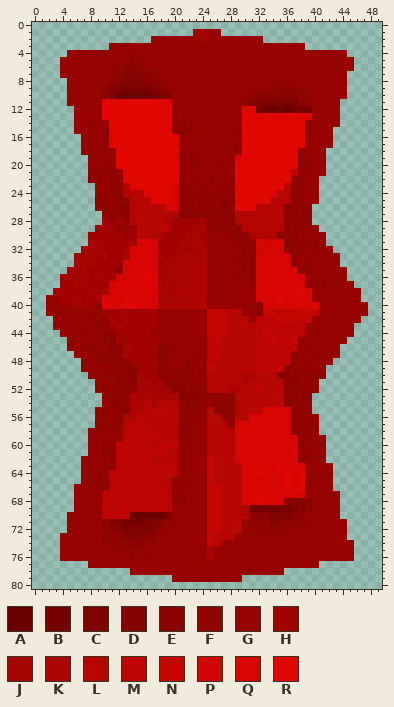
Sprite sheet, stored at assets/Spikes.png. This is how it looked before the edit.
The file is 50x81 pixels. Colours within 5 levels of each other are drawn and written as one.
Palette (. is transparent): A #6b0200  B #740200  C #7c0300  D #830300  E #8a0300  F #900400  G #970400  H #a10400  J #a70500  K #ad0500  L #b60600  M #be0400  N #c50600  P #d00600  Q #d70600  R #df0700
And afterwards:
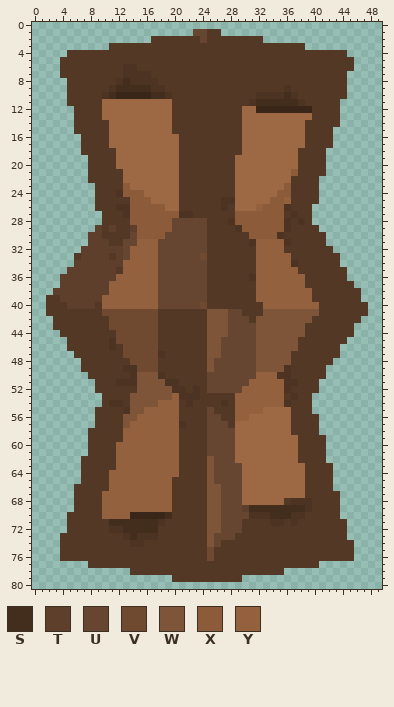
Colours new in this view: S #432d1d  T #5d3f2b  U #664630  V #6f4a30  W #7f5539  X #8b5b3a  Y #94613f
The edit:
colour A: #6b0200 -> #3a2618
colour E: #8a0300 -> #4c3322
colour G: #970400 -> #533826
colour R: #df0700 -> #9d6945
y 1: x 23..24 HH -> UU
y 2: x 24 H -> U
y 4: x 9 F -> G; x 14 F -> G
y 5: x 14..15 FF -> GG
y 6: x 12 F -> G; x 15 F -> G
y 7: x 11..14 FFDD -> GGEE; x 17 F -> G
y 8: x 11 F -> G; x 13..15 DDD -> SEE; x 18 F -> G; x 35..36 FF -> GG
y 9: x 10..17 FDCCCCCD -> GESSSSSE; x 19 F -> G; x 33..35 FFF -> GGG; x 37..38 FF -> GG
y 10: x 11 C -> S; x 17..19 BCD -> SSE; x 31 F -> G; x 36 D -> S; x 38 F -> G
y 11: x 30..37 FDDCCCCC -> GESSSSSS; x 39 F -> G
y 12: x 20 F -> G; x 32 B -> A; x 35 B -> A; x 37..39 BBB -> AAA
y 13: x 20 F -> G
y 14: x 8 F -> G; x 20..21 FF -> GG; x 39 F -> G
y 15: x 10 F -> G; x 20..22 FFF -> GGG; x 29 F -> G; x 39 F -> G
y 16: x 10 F -> G; x 21 F -> G; x 39 F -> G
y 17: x 20 Q -> R; x 27 F -> G; x 29 F -> G
y 18: x 11 F -> G; x 21 F -> G; x 29 F -> G; x 38 F -> G
y 19: x 8 F -> G; x 20..21 QF -> RG; x 23 F -> G; x 29 Q -> R; x 38 F -> G
y 20: x 11 F -> G; x 21 F -> G; x 23 F -> G; x 27 F -> G; x 38..39 FF -> GG
y 21: x 8..11 FFFF -> GGGG; x 21 F -> G; x 27 F -> G; x 37 L -> X; x 39 F -> G
y 22: x 8..9 FF -> GG; x 11..12 FF -> GG; x 21 F -> G; x 23 F -> G; x 25 F -> G; x 28 F -> G; x 37..38 FF -> GG
y 23: x 11..13 FFL -> GGX; x 20..22 QFF -> RGG; x 24 F -> G; x 27..28 FF -> GG; x 36..38 LFF -> XGG
y 24: x 9 F -> G; x 11 F -> G; x 13..15 LLL -> XXX; x 20..23 QFFF -> RGGG; x 25..28 FFFF -> GGGG; x 35..37 LLF -> XXG
y 25: x 9..10 FF -> GG; x 12..16 FFLLL -> GGXXX; x 20..22 QFF -> RGG; x 24..26 FFF -> GGG; x 34..38 LLLFF -> XXYGG
y 26: x 9..11 FFF -> GGG; x 14..22 LLLLLQQFF -> XXXXXRRGG; x 25 F -> G; x 28 F -> G; x 32..35 LLLL -> YXXX; x 37..39 FFF -> GGG
y 27: x 10..12 FFF -> GGG; x 14..20 LLLLLLK -> XXXXXXX; x 23..36 FFFFFFKKLLLLLF -> GGGGGGXXXXXXXG; x 38 F -> G
y 28: x 10 H -> G; x 12 H -> G; x 14..27 LLLLLKHHHHJFFF -> XXXXXXUUUUUGGG; x 29..35 KLLLLLL -> XXXXXXX; x 37 F -> G; x 39 F -> G
y 29: x 9..11 HHH -> TGT; x 14..28 GLLLLLHHHJJFFFF -> TXXXXXUUUUUGGGG; x 30..35 LLLLLL -> XXXXXX; x 37..38 FF -> GG; x 40 F -> G
y 30: x 8..12 HHHHH -> TTGGG; x 14..24 HLLKKHHHJJH -> UXXXXUUUUUU; x 28..34 FFFKKKL -> GGGXXXX; x 36..37 FF -> GG
y 31: x 8..24 JHHHHHHQQPHHHJJKJ -> TTTGGUUYYYUUUUUUU; x 28..30 FFF -> GGG; x 32..35 QPQQ -> YYYY; x 37 F -> G; x 39..40 FF -> GG
y 32: x 7..24 JJJHHHJQQQQHHHJHJK -> TTTTTTUYYYYUUUUUUU; x 30..38 FFPQQQFFF -> GGYYYYGGG; x 40 F -> G
y 33: x 6..10 HJJHJ -> GTTTT; x 12..24 HJQQQQJHJJKJK -> TUYYYYUUUUUUV; x 29..37 FFFQQQQQF -> GGGYYYYYG
y 34: x 6..24 JJJHHHHQQQQQHJJKJKK -> TTTTTTTYYYYYUUUUUUU; x 28..36 FFFFQQQQQ -> GGGGYYYYY; x 39 F -> G
y 35: x 5..24 HHJHHHHFQQQQQJJKJKKK -> TTTTTTTGYYYYYUUUUUUU; x 30..39 FFQQQQQQFF -> GGYYYYYYGG
y 36: x 4..24 HJJJHJHHQQQQRQJJJJKKK -> TTTTTTTTYYYYYYUUUUUUU; x 29 F -> G; x 32..38 QQQQQQQ -> YYYYYYY
y 37: x 4..24 HHJHHHHQQQQQQQJKJKKKK -> TTTTTTTYYYYYYYUUUUUUU; x 31..41 FQQQQQQQFFF -> GYYYYYYYGGG
y 38: x 3..24 JHHHHJHJQQQQQQQKJKKKKK -> TTTTTTTTYYYYYYYUUUUUUU; x 32..39 QQQQQQRQ -> YYYYYYYY
y 39: x 4..24 HHJHHJQQQRQQQQJJJKKKK -> TTTTTTYYYYYYYYUUUUUUU; x 32..39 QQQRQQQQ -> YYYYYYYY
y 40: x 5..24 HHHHFRQQRRQQQKKKKKKL -> TTTTGYYYYYYYYUUUUUUV; x 32..40 FQQQQQQQR -> GYYYYYYYY
y 41: x 9..17 FHHHHHHHH -> GVVVVVVVV; x 25..29 NNNLL -> WWWUU; x 32..40 FNNMNMNNN -> GWWWWWWWW
y 42: x 8 F -> G; x 10..17 FJHJHHHH -> GVVVVVVV; x 25..30 NNNLLL -> WWWUUU; x 32..39 MMMNNNMN -> WWWWWWWW
y 43: x 9 F -> G; x 11..17 HJHHHHH -> VVVVVVV; x 19 F -> G; x 25..39 NNMLLLLMMMMMMMF -> WWWUUUUWWWWWWWG
y 44: x 7 F -> G; x 10..17 FFHHHHHG -> GGVVVVVV; x 25..38 NNNLLLLMNMMMMM -> WWWUUUUWWWWWWW; x 40 F -> G
y 45: x 10 F -> G; x 12..17 HHHHHH -> VVVVVV; x 25..38 MNLLLLLMMNMMNF -> WWUUUUUWWWWWWG
y 46: x 5 F -> G; x 7..8 FF -> GG; x 12..19 FJHHHHFF -> GVVVVVGG; x 25..38 MMLLLLLMMMMMMF -> WWUUUUUWWWWWWG
y 47: x 10..17 FFFJHHHH -> GGGVVVVV; x 19 F -> G; x 23 F -> G; x 25..37 MNLLLLLMMMMMF -> WWUUUUUWWWWWG; x 40 F -> G
y 48: x 7 F -> G; x 9..18 FFFFFHHHHF -> GGGGGVVVVG; x 22..23 FF -> GG; x 25..37 MLLLLLLMMMMMF -> WUUUUUUWWWWWG; x 39 F -> G
y 49: x 12 F -> G; x 15..19 HHHFF -> VVVGG; x 21..22 FF -> GG; x 24..35 FNLLLLLLMMMN -> GWUUUUUUWWWW; x 37 F -> G
y 50: x 8 F -> G; x 10..13 FFFF -> GGGG; x 15..17 JHH -> WWW; x 19..22 FFFF -> GGGG; x 25..34 LLLLLKKLLL -> UUUUUUUYYY; x 37..41 FFFFF -> GGGGG
y 51: x 15..18 JJHH -> WWWW; x 21..23 FFF -> GGG; x 25..35 LLLLLKLLLLL -> UUUUUUYYYYY; x 38 F -> G; x 40 F -> G
y 52: x 10..19 FFFFFJHJHH -> GGGGGWWWWW; x 22 F -> G; x 24..35 FLLLKKLLMLLM -> GUUUUUYYYYYY; x 37..40 FFFF -> GGGG
y 53: x 10..21 FFFFKJKJJJKD -> GGGGWWWWWWYE; x 24..36 FFFFFLLLLLLLF -> GGGGGYYYYYYYG; x 38..39 FF -> GG
y 54: x 13..21 FKKLJLLLF -> GWWWWYYYG; x 23..24 FF -> GG; x 26 F -> G; x 28..35 FLLLLLLL -> GYYYYYYY; x 37..38 FF -> GG
y 55: x 10 F -> G; x 12 F -> G; x 14..23 KKLMLMLFFF -> WWYYYYYGGG; x 25..39 LFFFLLLLQQQQFFF -> UGGGYYYYRRRRGGG
y 56: x 12..20 FKKMLLMLL -> GWWYYYYYY; x 22..23 FF -> GG; x 25..38 LLFFLLQQQQQQFF -> UUGGYYRRRRRRGG
y 57: x 10..20 FFFLMLLLLLL -> GGGWYYYYYYY; x 22 F -> G; x 25..39 LLLFQQQQQQQQFFF -> UUUGRRRRRRRRGGG
y 58: x 8 F -> G; x 12..22 FMMMMLMLLFF -> GYYYYYYYYGG; x 25..39 LLLLQQQQQQQQFFF -> UUUURRRRRRRRGGG
y 59: x 13..22 MMMMMLLLFF -> YYYYYYYYGG; x 25..38 LLLLQQQQQQQQQF -> UUUURRRRRRRRRG
y 60: x 10..21 FFMMMMMLMMMF -> GGYYYYYYYYYG; x 25..38 LLLLQQQQQQQQQF -> UUUURRRRRRRRRG; x 41 F -> G
y 61: x 10..21 FFMMMMMMMLLF -> GGYYYYYYYYYG; x 25..36 LLLLQQQQQQQQ -> UUUURRRRRRRR; x 39 F -> G
y 62: x 11..21 FMMMMMLLLLF -> GYYYYYYYYYG; x 25..39 NLLLQQQQQQQQQFF -> WUUURRRRRRRRRGG
y 63: x 10..21 FFMMMMMMMMLF -> GGYYYYYYYYYG; x 25..34 NLLLLQQQQQ -> WUUUURRRRR; x 36..38 QQQ -> RRR
y 64: x 9 F -> G; x 11..20 MMMMMMMLML -> YYYYYYYYYY; x 25..31 NLLLLQQ -> WUUUURR; x 33..35 QQQ -> RRR; x 37 Q -> R; x 41 F -> G
y 65: x 8..20 FFFMMMMMMMLLF -> GGGYYYYYYYYYG; x 25..35 NLLLLQQQQQQ -> WUUUURRRRRR; x 37 Q -> R; x 39 F -> G
y 66: x 9..21 FFMMMMMMMMLFF -> GGYYYYYYYYYGG; x 25..35 NNLLLQQQQQQ -> WWUUURRRRRR; x 37 Q -> R; x 39 F -> G
y 67: x 10..20 MMMMMMMLMLF -> YYYYYYYYYYG; x 25..38 NNLLLQQQQQQQQQ -> WWUUURRRRRRRRR
y 68: x 10..21 MMMMMMMMLMFF -> YYYYYYYYYYGG; x 25..31 NNLLLQQ -> WWUUURR; x 33..36 QQQF -> RRRG; x 38 D -> E
y 69: x 10..19 MLMMMMMMML -> YYYYYYYYYY; x 25..38 NNLLLKBBBBBBCD -> WWUUUTSSSSSSSS
y 70: x 10..13 MMMM -> YYYY; x 19 C -> S; x 25..30 NNLLLL -> WWUUUU; x 32 D -> E; x 34..36 CDC -> SSS
y 71: x 10..18 FCCBBBCCD -> GSSSSSSSE; x 20 F -> G; x 25..29 NNMLM -> WWUUU; x 31..34 FFFD -> GGGE; x 36 F -> G; x 38..39 FF -> GG
y 72: x 10 F -> G; x 12..19 DCDCCDFF -> ESSSSSGG; x 25..29 NNLLL -> WWUUU; x 32 F -> G; x 34..36 FFF -> GGG
y 73: x 10 F -> G; x 12..15 FDDD -> GESE; x 25..28 NLLL -> WUUU; x 35 F -> G
y 74: x 10..13 FFFF -> GGGG; x 16..17 FF -> GG; x 25..26 NL -> WU
y 75: x 12..15 FFFF -> GGGG; x 25 J -> V
y 76: x 14 F -> G; x 16 F -> G; x 25 J -> V
